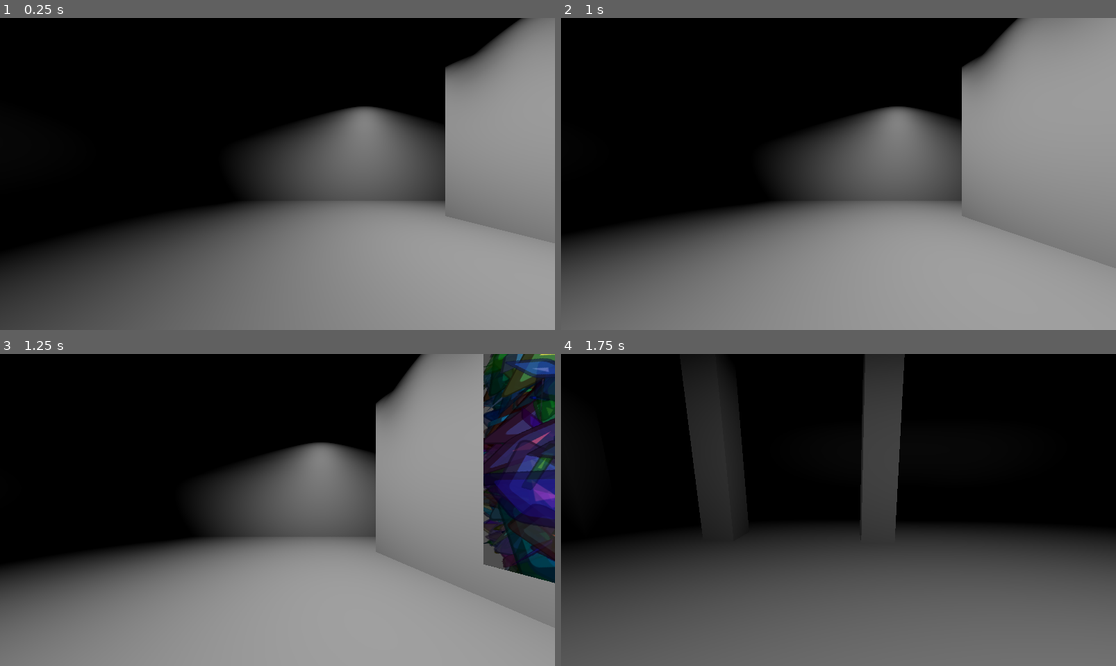
Above: before the commit, frames 1-4 (two rows, left to right).
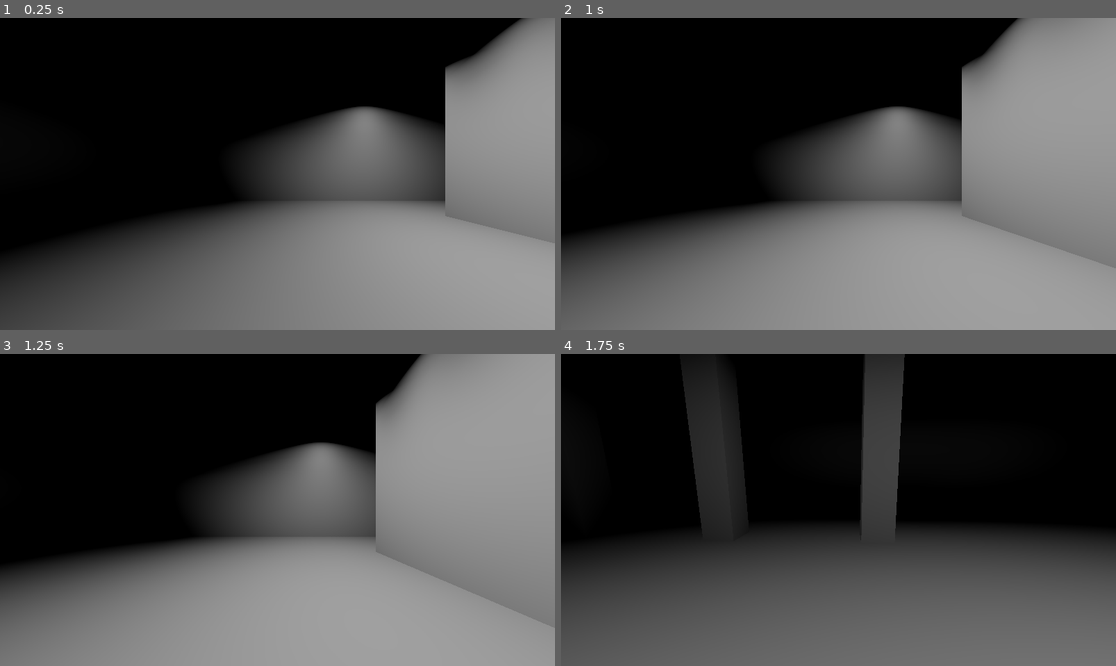
Above: after the commit, the same moments.

Repository: Simplexeon/visual-world
Game: Godot game, scene res://main.tscn
Same seed, same stepped clock (60 frames per second), same inputs: the game is played once before the commit and once after it. The engine's default icon, where the game draws it, is replaced by a stand-in: a white triangle on a blue panel in a dark square.
Inputs (mouse positions are in pixels of both pictures, inside the frame that each line leads up to):
- Up to frame 1 (0.25 s): no input
- Up to frame 2 (1 s): tap Enter at 0.5 s; move the mouse to (960, 158) at 0.52 s; hold H (right) from 0.53 s (still down); click (960, 158) at 0.67 s
- Up to frame 3 (1.25 s): keep holding H (right)
- Up to frame 4 (1.75 s): move the mouse to (810, 510) at 1.27 s; release H (right) at 1.28 s; hold D (forward) from 1.28 s (still down)

Frames 1-2 are identical in both runs. In frame 3, 9.1% of the frame differs, in the area x 87-100%, y 0-74%; in frame 4, nothing differs.

Commit message:
Added generation timer

Diff:
--- a/main.tscn
+++ b/main.tscn
@@ -1,12 +1,17 @@
-[gd_scene load_steps=6 format=3 uid="uid://fnnahimtwfap"]
+[gd_scene load_steps=8 format=3 uid="uid://fnnahimtwfap"]
 
 [ext_resource type="Material" uid="uid://dnieh77dyh4ot" path="res://materials/walls.tres" id="1_miht2"]
 [ext_resource type="PackedScene" uid="uid://bdu5f60gamh0i" path="res://nodes/player/player.tscn" id="2_r5r4s"]
 [ext_resource type="PackedScene" uid="uid://cpryxfj87j1jg" path="res://pieces/art_display_3d/art_display_3d.tscn" id="3_wkk5x"]
 [ext_resource type="PackedScene" uid="uid://csdn0tiq77b3o" path="res://pieces/10000_things/10000_things.tscn" id="4_487vk"]
 
-[sub_resource type="ViewportTexture" id="ViewportTexture_ijv68"]
+[sub_resource type="ViewportTexture" id="ViewportTexture_4uxt2"]
 viewport_path = NodePath("DisplayWindow")
+
+[sub_resource type="ViewportTexture" id="ViewportTexture_53k4p"]
+viewport_path = NodePath("DisplayWindow")
+
+[sub_resource type="CameraTexture" id="CameraTexture_f1rjg"]
 
 [node name="Main" type="Node3D"]
 
@@ -516,6 +521,27 @@
 
 [node name="10000 Things" parent="Displays" instance=ExtResource("3_wkk5x")]
 transform = Transform3D(-4.37114e-08, 0, 1, 0, 1, 0, -1, 0, -4.37114e-08, 8.41334, 3.33411, -8.53927)
-texture = SubResource("ViewportTexture_ijv68")
+texture = SubResource("ViewportTexture_4uxt2")
 ArtPiece = ExtResource("4_487vk")
+Size = Vector2(600, 600)
+
+[node name="Title" type="Label3D" parent="Displays/10000 Things"]
+transform = Transform3D(-1.94442, 0, 8.74228e-08, 0, 1.94442, 0, -1.69987e-07, 0, -1, 0, 3.61914, 0)
+text = "10,000 Things"
+font_size = 64
+outline_size = 18
+
+[node name="NewThing" parent="Displays" instance=ExtResource("3_wkk5x")]
+transform = Transform3D(-4.37114e-08, 0, 1, 0, 1, 0, -1, 0, -4.37114e-08, 8.41334, 3.33411, -0.953189)
+texture = SubResource("ViewportTexture_53k4p")
 Size = Vector2(700, 600)
+
+[node name="Title" type="Label3D" parent="Displays/NewThing"]
+transform = Transform3D(-1.94442, 0, 8.74228e-08, 0, 1.94442, 0, -1.69987e-07, 0, -1, -0.0737913, 3.61914, 0)
+text = "WIP"
+font_size = 64
+outline_size = 18
+
+[node name="Sprite3D" type="Sprite3D" parent="Displays"]
+transform = Transform3D(1, 0, 0, 0, 1, 0, 0, 0, 1, 7.21375, 4.17662, -0.973953)
+texture = SubResource("CameraTexture_f1rjg")
--- a/pieces/10000_things/10000_things.gd
+++ b/pieces/10000_things/10000_things.gd
@@ -1,3 +1,4 @@
+@tool
 extends Node2D
 
 # Parameters
@@ -17,11 +18,13 @@
 # Data
 
 var half_bounds : Vector2;
+var count : int;
 
 
 # Components
 
 @onready var GenerationTimer : Timer = $GenerationTimer;
+@onready var Things : Node2D = $GeneratedThings;
 
 
 # Processes
@@ -31,6 +34,7 @@
 	randomize();
 
 	half_bounds = Bounds * .5;
+	reset();
 
 	if(!Timed):
 		var i : int = 0;
@@ -38,12 +42,26 @@
 			create_thing();
 			i += 1;
 	else:
+
+		GenerationTimer.wait_time = CreationLength / 10000;
+		GenerationTimer.start();
+
 		pass;
 
 
 # Functions
 
+func reset() -> void:
+	count = 0;
+
+	var children : Array[Node] = Things.get_children();
+	for item in children:
+		Things.remove_child(item);
+
 func create_thing() -> void:
+
+	if(count >= 10000):
+		reset();
 
 	var thing : Node = DuplicationThing.instantiate();
 
@@ -56,4 +74,6 @@
 
 		thing.modulate = Color(randf_range(0, 1), randf_range(0, 1), randf_range(0, 1), randf_range(0.5, 1));
 
-	add_child(thing);
+	Things.add_child(thing);
+
+	count += 1;
--- a/pieces/10000_things/10000_things.tscn
+++ b/pieces/10000_things/10000_things.tscn
@@ -6,6 +6,12 @@
 [node name="10000 Things" type="Node2D"]
 script = ExtResource("1_e1bic")
 DuplicationThing = ExtResource("2_nemc5")
+Bounds = Vector2(700, 700)
 MaxSize = 1.5
+Timed = true
 
 [node name="GenerationTimer" type="Timer" parent="."]
+
+[node name="GeneratedThings" type="Node2D" parent="."]
+
+[connection signal="timeout" from="GenerationTimer" to="." method="create_thing"]
--- a/pieces/10000_things/godot_thing.tscn
+++ b/pieces/10000_things/godot_thing.tscn
@@ -3,5 +3,4 @@
 [ext_resource type="Texture2D" uid="uid://bvpamt3rt0klt" path="res://icon.svg" id="1_521ep"]
 
 [node name="Sprite2D" type="Sprite2D"]
-position = Vector2(-217, -160)
 texture = ExtResource("1_521ep")
--- a/pieces/art_display_3d/art_display_3d.gd
+++ b/pieces/art_display_3d/art_display_3d.gd
@@ -58,8 +58,9 @@
 	for child in window_children:
 		DisplayWindow.remove_child(child);
 
-	var node : Node = ArtPiece.instantiate();
-	DisplayWindow.add_child(node);
+	if(ArtPiece != null):
+		var node : Node = ArtPiece.instantiate();
+		DisplayWindow.add_child(node);
 
-	if(node is Node2D):
-		node.global_position = Size * .5;
+		if(node is Node2D):
+			node.global_position = Size * .5;
